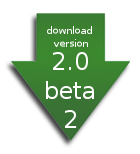
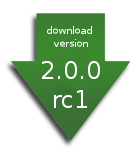
Layered file, before and after one edit (140x154). Changes by layer:
renamed "2.0 ..." to "2.0.0 ...", painted on it over box(42, 52, 100, 128)
